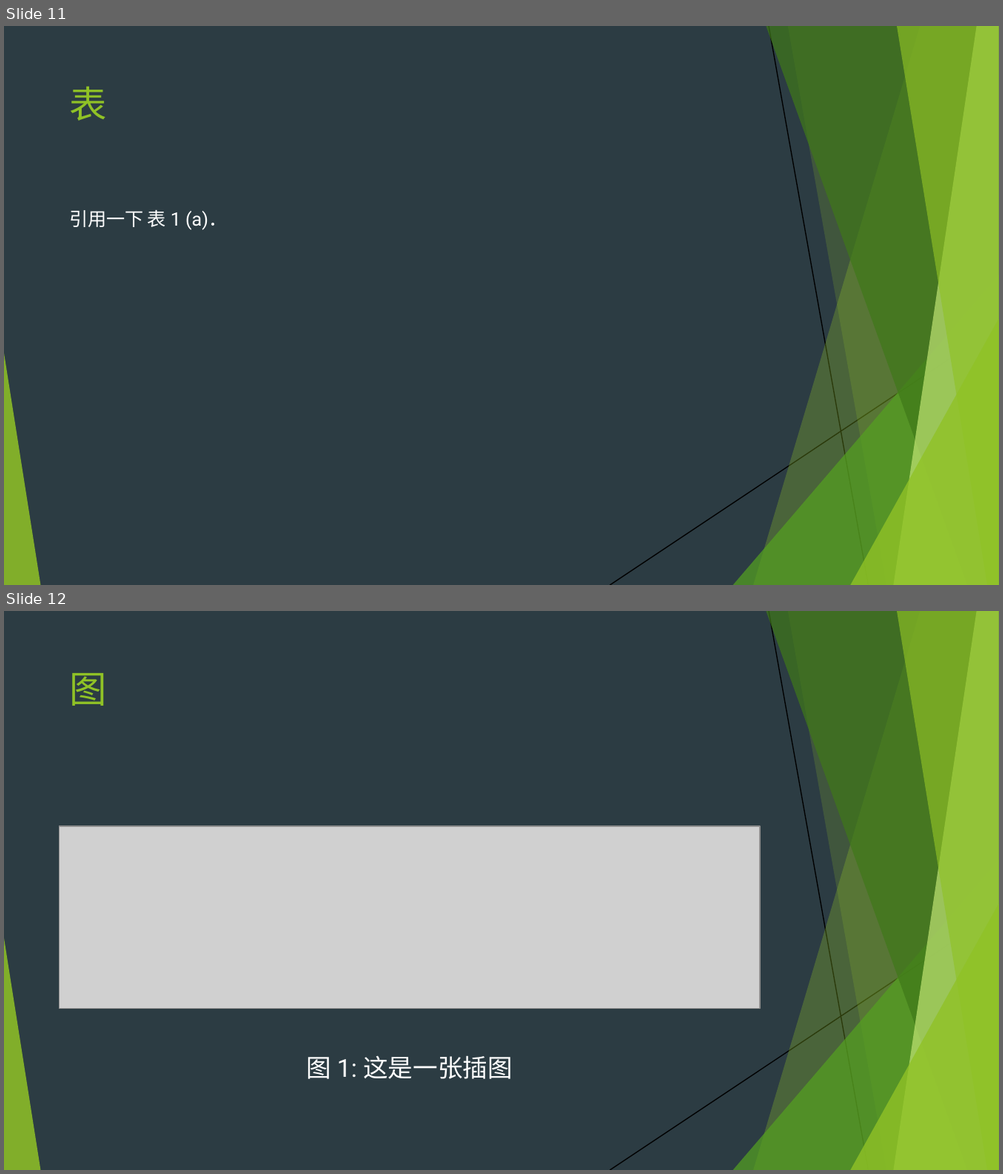
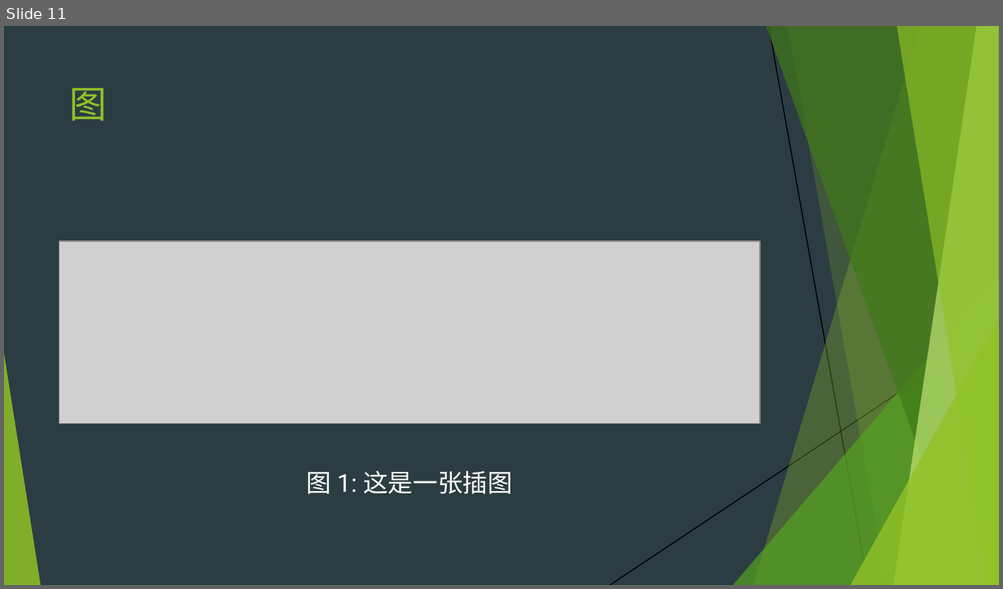
Before and after one commit to sun123zxy/sunquartex, a slide deck: examples/cnpre.pptx. Shown one above the other, each under a label of ours: slides 11 and 12 before the commit, slide 11 after it. The pictures are 1003x1174 and 1003x589 pixels, drawn with LibreOffice and Linux fonts; fonts in the diff are those of the drawing; grey boxes stand for pictures. Boxes give left, top, right and bottom in pixels: in the first picture for what was removed or moved away, otherwise in the second. Text is boxed around its words. In the diff, an @@ line names an element or a change of style, - is before the commit and + after.

```diff
--- a/examples/cnpre.pptx
+++ b/examples/cnpre.pptx
@@ slide 11 removed at box(4, 26, 999, 585), background #2C3C43; not listed: 10 template elements that a slide beside it also shows @@
@@ title removed at box(69, 86, 106, 121) @@
-表
@@ text removed at box(69, 210, 227, 230) @@
-引用一下 表 1 (a)．
@@ what was slide 12 is now slide 11 @@
```
Also in this commit, not shown: 1 slide changed, 46 other files.
